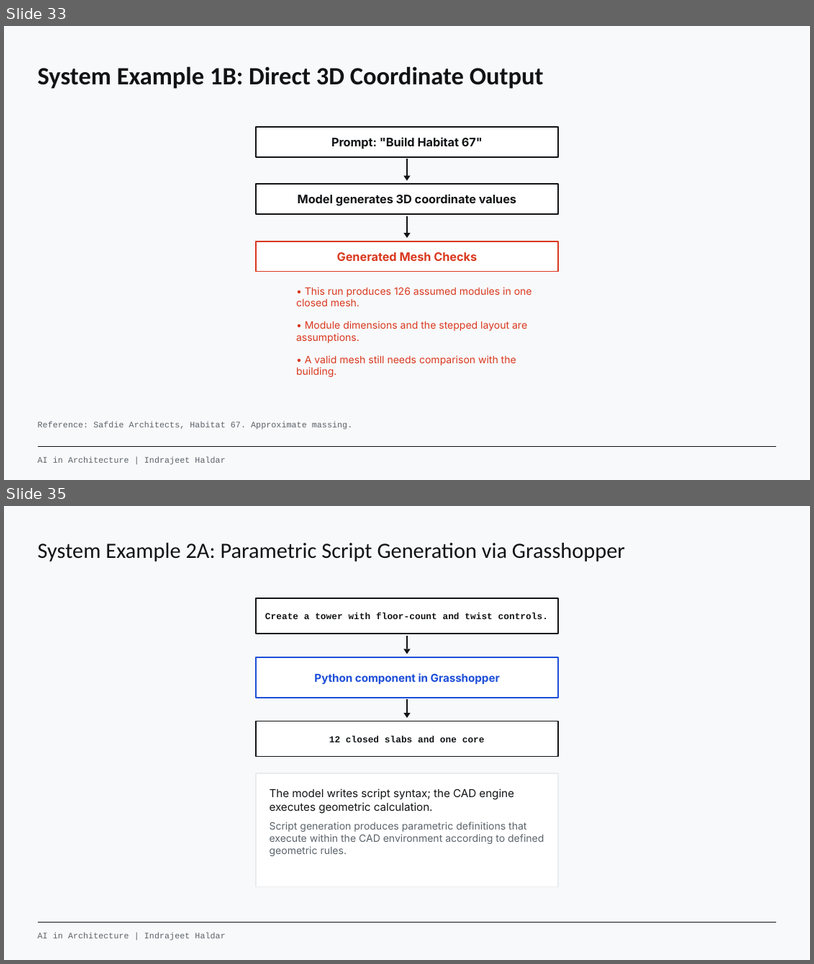
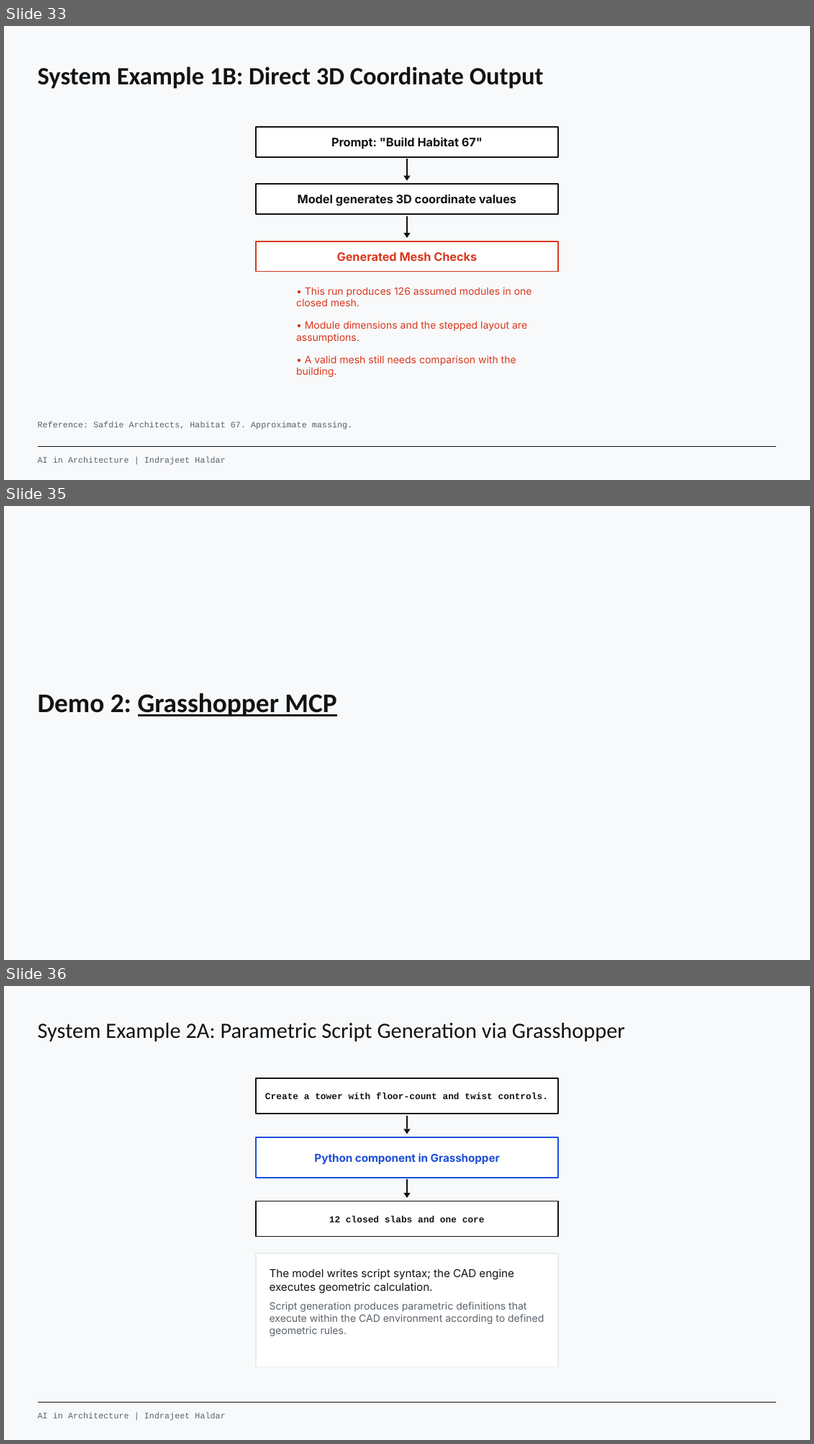
Before and after one commit to range-et/AI_arch_resources, a slide deck: AI in Architecture - Presentation.pptx. Shown one above the other, each under a label of ours: slides 33 and 35 before the commit, slides 33, 35 and 36 after it; the slides between them are not shown. The pictures are 814x964 and 814x1444 pixels, drawn with LibreOffice and Linux fonts; fonts in the diff are those of the drawing; background and template pictures are left out. Boxes give left, top, right and bottom in pixels: in the first picture for what was removed or moved away, otherwise in the second. Text is boxed around its words. In the diff, an @@ line names an element or a change of style, - is before the commit and + after.

```diff
--- a/AI in Architecture - Presentation.pptx
+++ b/AI in Architecture - Presentation.pptx
@@ slide 35 added at (4, 506, 810, 960), background picture (left out); not listed: 1 template element that a slide beside it also shows @@
@@ text added at (38, 692, 337, 716), 24 pt, text #111315, bold, underline @@
+Demo 2: Grasshopper MCP
@@ what was slide 35 is now slide 36 @@
```
Also in this commit, not shown: 1 slide changed, 2 other slides added, 1 slide removed, 41 other files.
